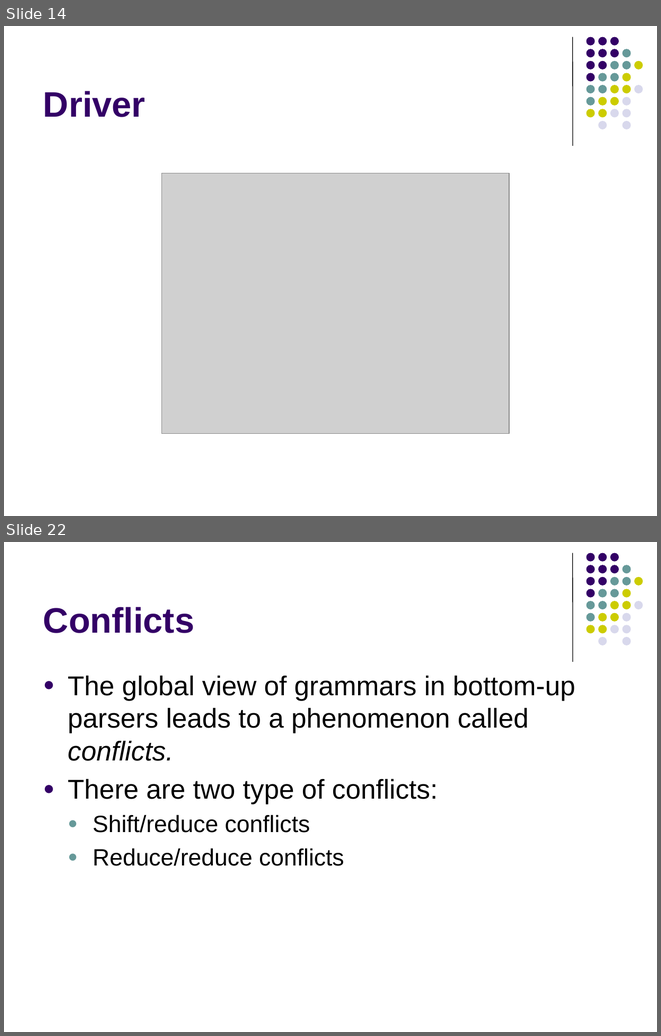
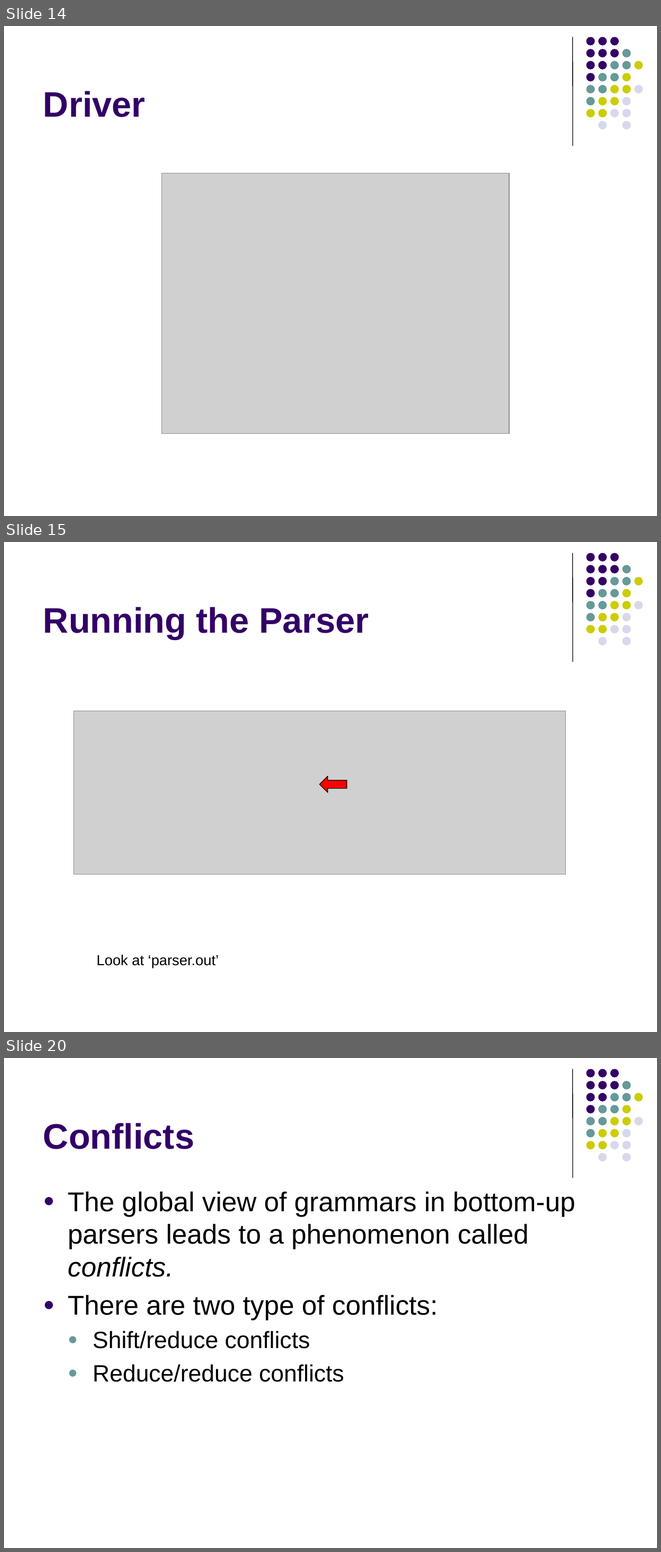
Before and after one commit to lutzhamel/CSC402, a slide deck: notes/csc402-ln021.pptx. Shown one above the other, each under a label of ours: slides 14 and 22 before the commit, slides 14, 15 and 20 after it; the slides between them are not shown. The pictures are 661x1036 and 661x1552 pixels, drawn with LibreOffice and Linux fonts; fonts in the diff are those of the drawing; grey boxes stand for pictures. Boxes give left, top, right and bottom in pixels: in the first picture for what was removed or moved away, otherwise in the second. Text is boxed around its words. In the diff, an @@ line names an element or a change of style, - is before the commit and + after.

```diff
--- a/notes/csc402-ln021.pptx
+++ b/notes/csc402-ln021.pptx
@@ slide 15 added at [4,542,657,1032], background #FFFFFF; not listed: 32 template elements that a slide beside it also shows @@
@@ title added at [43,607,369,639], 39 pt, text #330066, bold @@
+Running the Parser
@@ picture added at [74,711,566,874] @@
@@ left arrow added at [319,776,347,792], fill #FF0000, outline #000000 0.75 pt @@
@@ text added at [97,954,219,968], 16 pt, text #000000 @@
+Look at ‘parser.out’
@@ what was slide 22 is now slide 20 @@
```
Also in this commit, not shown: 5 slides changed, 2 other slides added, 5 slides removed, 1 other file.
